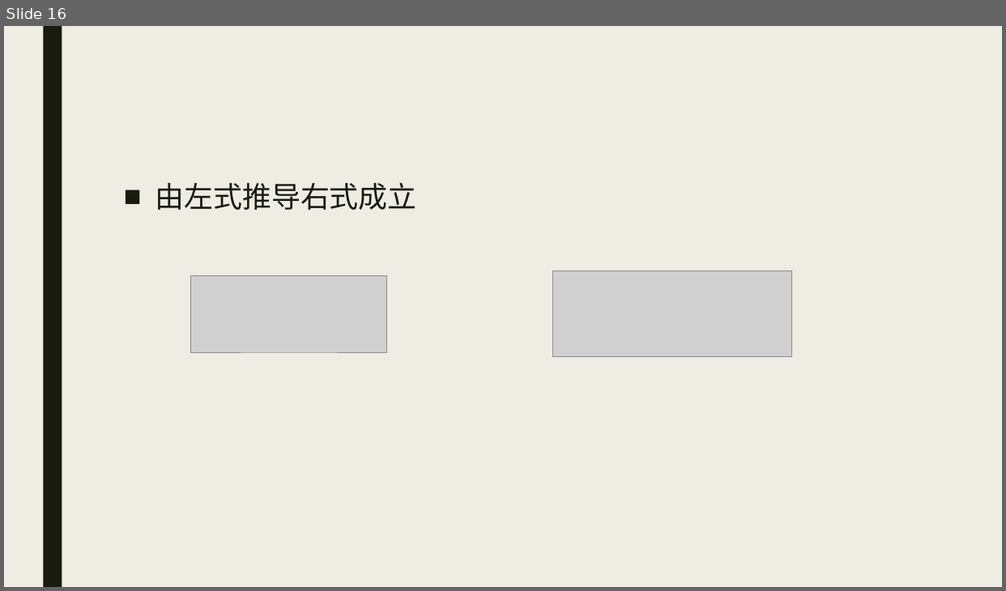
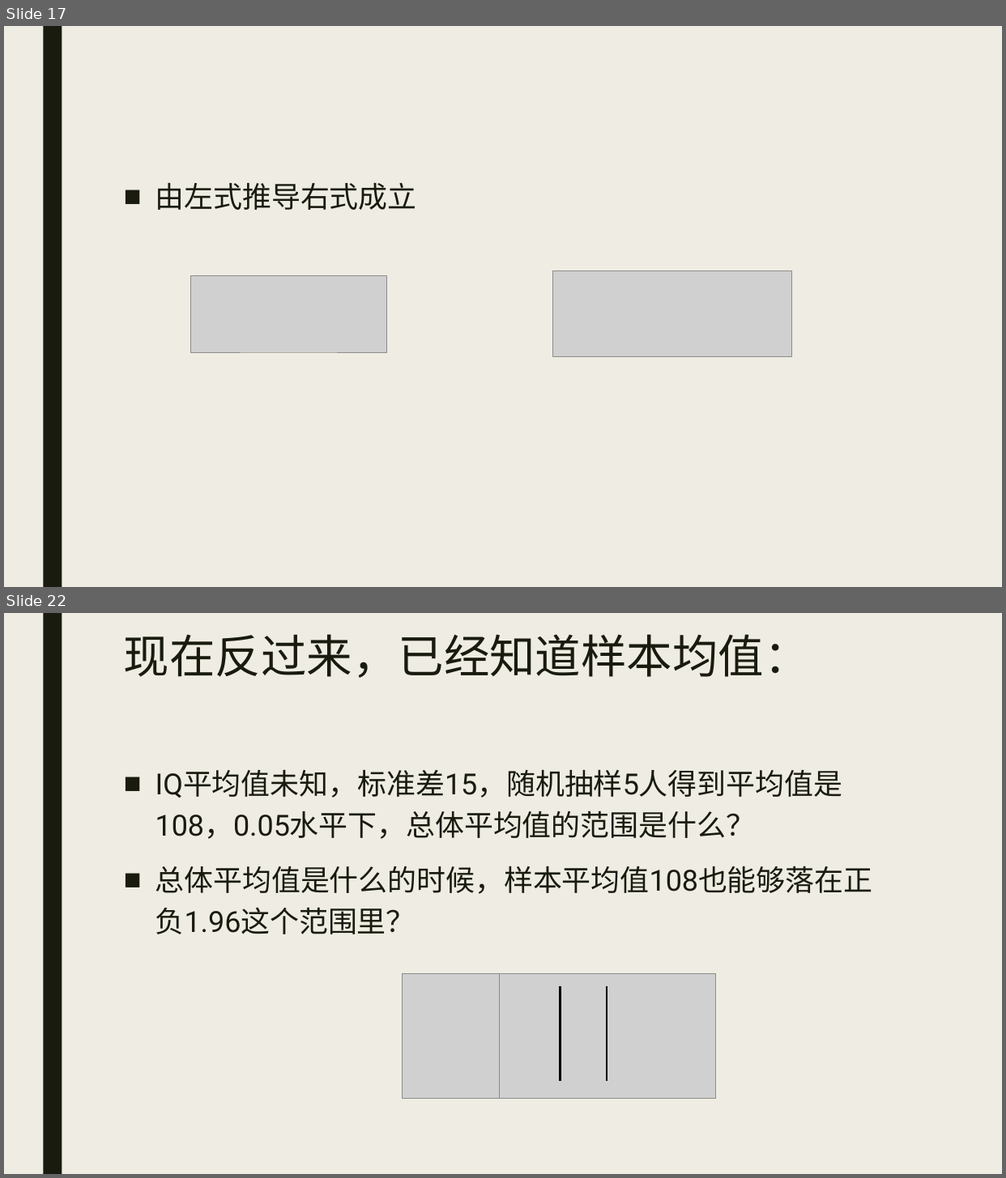
Before and after one commit to beneon/medstat, a slide deck: lect-2/lect-2.pptx. Shown one above the other, each under a label of ours: slide 16 before the commit, slides 17 and 22 after it; the slides between them are not shown. The pictures are 1006x591 and 1006x1178 pixels, drawn with LibreOffice and Linux fonts; fonts in the diff are those of the drawing; grey boxes stand for pictures. Boxes give left, top, right and bottom in pixels: in the first picture for what was removed or moved away, otherwise in the second. Text is boxed around its words. In the diff, an @@ line names an element or a change of style, - is before the commit and + after.

```diff
--- a/lect-2/lect-2.pptx
+++ b/lect-2/lect-2.pptx
@@ slide 22 added at <box>4,613,1002,1174</box>, background #EFEDE3; not listed: 1 template element that a slide beside it also shows @@
@@ title added at <box>124,634,810,678</box>, 44 pt, text #191B0E @@
+现在反过来，已经知道样本均值：
@@ text added at <box>155,770,873,935</box>, 28 pt, text #191B0E @@
+■ IQ平均值未知，标准差15，随机抽样5人得到平均值是108，0.05水平下，总体平均值的范围是什么？
+■ 总体平均值是什么的时候，样本平均值108也能够落在正负1.96这个范围里？
@@ picture added at <box>403,973,619,1099</box> @@
@@ picture added at <box>500,973,716,1099</box> @@
@@ line added from (560, 1082) to (560, 986), #000000 2.25 pt @@
@@ line added from (607, 1082) to (607, 986), #000000 2.25 pt @@
@@ what was slide 16 is now slide 17 @@
```
Also in this commit, not shown: 7 other slides added, 4 other files.
